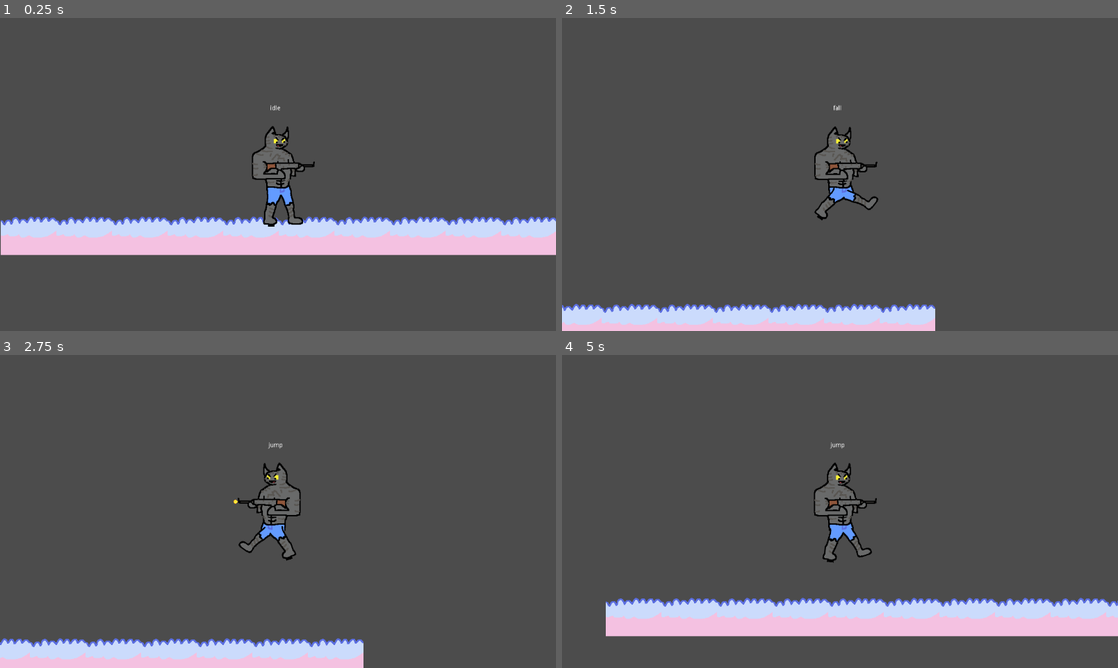
Above: before the commit, frames 1-4 (two rows, left to right).
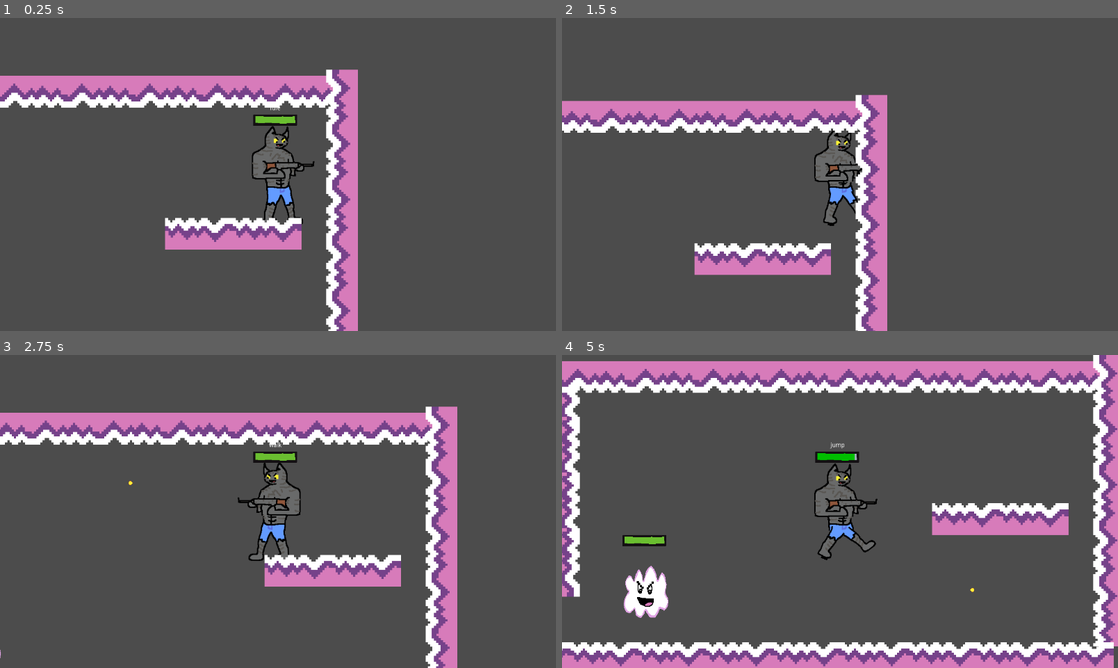
Above: after the commit, the same moments.

Repository: jhmauritz/Dream_Cats
Game: Godot game, scene res://Scenes/InGame.tscn
Same seed, same stepped clock (60 frames per second), same inputs: the game is played once before the commit and once after it.
Inputs (mouse positions are in pixels of both pictures, inside the frame that each line leads up to):
- Up to frame 1 (0.25 s): no input
- Up to frame 2 (1.5 s): move the mouse to (812, 237) at 0.52 s; press the mouse at (812, 237) at 0.53 s; hold D (move_right) from 0.53 s (still down); tap Space (jump) at 0.77, 0.8, 1.07, 1.35 s; move the mouse to (1006, 221) at 1.27 s; release the mouse at (1006, 221) at 1.28 s
- Up to frame 3 (2.75 s): tap Space (jump) at 1.52, 1.82, 2.3 s; click (444, 558) at 1.55 s; move the mouse to (111, 464) at 2.02 s; release D (move_right) at 2.03 s; press the mouse at (111, 464) at 2.03 s; hold A (move_left) from 2.03 s (still down)
- Up to frame 4 (5 s): move the mouse to (867, 511) at 2.77 s; release the mouse at (867, 511) at 2.78 s; click (867, 511) at 2.85 s; tap Space (jump) at 3.02, 3.32, 4.52, 4.82 s; move the mouse to (756, 433) at 3.52 s; hold Space (jump) 3.53-4.28 s; move the mouse to (962, 495) at 4.27 s; release A (move_left) at 4.28 s; hold D (move_right) from 4.28 s (still down); click (962, 495) at 4.35 s

The runs differ from the first frame. In frame 1, 22% of the frame differs, in the area x 0-100%, y 16-100%; in frame 2, 17%; in frame 3, 21%; in frame 4, 37%, in the area x 0-100%, y 0-100%.

Commit message:
health working

Diff:
--- a/Animations/WalkAnim.tres
+++ b/Animations/WalkAnim.tres
@@ -1,6 +1,7 @@
 [gd_resource type="Animation" format=2]
 
 [resource]
+length = 0.8
 loop = true
 step = 0.8
 tracks/0/type = "value"
--- a/Scenes/CharacterRig.tscn
+++ b/Scenes/CharacterRig.tscn
@@ -81,8 +81,8 @@
 region_enabled = true
 region_rect = Rect2( 32.1694, 81.4964, 165.951, 79.3616 )
 
-[node name="shoot_point" type="Node2D" parent="Torso_lower/ArmsGun"]
-position = Vector2( 82.9806, -9.30756 )
+[node name="ShootPoint" type="Position2D" parent="Torso_lower/ArmsGun"]
+position = Vector2( 85.3831, -10.6176 )
 
 [node name="Head" type="Sprite" parent="Torso_lower"]
 position = Vector2( -7.60675, -113.613 )
--- /dev/null
+++ b/Scenes/EnemyCloudBoi.tscn
@@ -0,0 +1,28 @@
+[gd_scene load_steps=4 format=2]
+
+[ext_resource path="res://Scripts/EnemyCloud.gd" type="Script" id=1]
+[ext_resource path="res://Sprites/EnemyCloud.png" type="Texture" id=2]
+[ext_resource path="res://Scenes/Healthbar.tscn" type="PackedScene" id=3]
+
+[node name="EnemyCloudBoi" type="KinematicBody2D"]
+collision_layer = 3
+script = ExtResource( 1 )
+
+[node name="EnemyCloud" type="Sprite" parent="."]
+position = Vector2( -2.20593, -5.87854 )
+texture = ExtResource( 2 )
+
+[node name="Collision" type="CollisionPolygon2D" parent="."]
+position = Vector2( 4.45459, 0.89093 )
+polygon = PoolVector2Array( -18.6874, -70.3057, -48.6534, -43.3362, -60.64, -10.3734, -33.6705, 45.064, 24.7635, 37.5724, 74.2076, 1.61304, 47.2382, -52.326 )
+
+[node name="EnemyHealthBar" parent="." instance=ExtResource( 3 )]
+is_pulse = false
+
+[node name="DamageTrigger" type="Area2D" parent="."]
+
+[node name="Trigger" type="CollisionPolygon2D" parent="DamageTrigger"]
+polygon = PoolVector2Array( -45.5812, -89.2869, -1.58118, -97.2869, 86.4188, -65.2869, 104.419, -5.28687, 98.4188, 66.7131, 18.4188, 96.7131, -81.5812, 72.7131, -97.5812, 24.7131 )
+
+[node name="Navigation2D" type="Navigation2D" parent="."]
+[connection signal="body_entered" from="DamageTrigger" to="." method="_on_DamageTrigger_body_entered"]
--- /dev/null
+++ b/Scenes/Generation_Rooms/StarterRoom.tscn
@@ -0,0 +1,38 @@
+[gd_scene load_steps=4 format=2]
+
+[ext_resource path="res://Sprites/FloorMain.png" type="Texture" id=1]
+
+[sub_resource type="ConvexPolygonShape2D" id=1]
+points = PoolVector2Array( 0, 28, 158, 28, 158, 80, 0, 80 )
+
+[sub_resource type="TileSet" id=2]
+0/name = "FloorMain.png 0"
+0/texture = ExtResource( 1 )
+0/tex_offset = Vector2( 0, 0 )
+0/modulate = Color( 1, 1, 1, 1 )
+0/region = Rect2( -3, 1, 158, 80 )
+0/tile_mode = 0
+0/occluder_offset = Vector2( 0, 0 )
+0/navigation_offset = Vector2( 0, 0 )
+0/shape_offset = Vector2( 0, 0 )
+0/shape_transform = Transform2D( 1, 0, 0, 1, 0, 0 )
+0/shape = SubResource( 1 )
+0/shape_one_way = false
+0/shape_one_way_margin = 1.0
+0/shapes = [ {
+"autotile_coord": Vector2( 0, 0 ),
+"one_way": false,
+"one_way_margin": 1.0,
+"shape": SubResource( 1 ),
+"shape_transform": Transform2D( 1, 0, 0, 1, 0, 0 )
+} ]
+0/z_index = 0
+
+[node name="StarterRoom" type="Node2D"]
+
+[node name="TileMap" type="TileMap" parent="."]
+tile_set = SubResource( 2 )
+cell_size = Vector2( 52, 64 )
+compatibility_mode = true
+format = 1
+tile_data = PoolIntArray( 65535, -1610612736, 0, 1, 1610612736, 0, 4, 1610612736, 0, 7, 1610612736, 0, 10, 1610612736, 0, 13, 1610612736, 0, 16, 1610612736, 0, 19, 1610612736, 0, 22, 1610612736, 0, 65559, -1073741824, 0, 196607, -1610612736, 0, 196631, -1073741824, 0, 327679, -1610612736, 0, 327696, 0, 0, 327699, 0, 0, 327703, -1073741824, 0, 458751, -1610612736, 0, 458775, -1073741824, 0, 589847, -1073741824, 0, 720893, 0, 0, 655360, 0, 0, 655363, 0, 0, 655366, 0, 0, 655369, 0, 0, 655372, 0, 0, 655375, 0, 0, 655378, 0, 0, 655381, 0, 0 )
--- /dev/null
+++ b/Scenes/Healthbar.tscn
@@ -0,0 +1,43 @@
+[gd_scene load_steps=6 format=2]
+
+[ext_resource path="res://Scripts/HealthBar.gd" type="Script" id=1]
+[ext_resource path="res://Sprites/health1.png" type="Texture" id=2]
+[ext_resource path="res://Sprites/border_health.png" type="Texture" id=3]
+[ext_resource path="res://Sprites/health3.png" type="Texture" id=4]
+[ext_resource path="res://Sprites/health2.png" type="Texture" id=5]
+
+[node name="Healthbar" type="TextureProgress"]
+margin_left = -52.4812
+margin_top = -139.978
+margin_right = 47.5188
+margin_bottom = -114.978
+value = 100.0
+texture_over = ExtResource( 3 )
+texture_progress = ExtResource( 4 )
+script = ExtResource( 1 )
+__meta__ = {
+"_edit_use_anchors_": false
+}
+is_pulse = true
+
+[node name="HealthUnder" type="TextureProgress" parent="."]
+show_behind_parent = true
+margin_left = -1.23853
+margin_top = 0.909962
+margin_right = 98.7615
+margin_bottom = 40.9099
+value = 100.0
+texture_under = ExtResource( 2 )
+texture_over = ExtResource( 3 )
+texture_progress = ExtResource( 5 )
+__meta__ = {
+"_edit_use_anchors_": false
+}
+
+[node name="UpdateTween" type="Tween" parent="."]
+
+[node name="FlashTween" type="Tween" parent="."]
+
+[node name="PulseTween" type="Tween" parent="."]
+repeat = true
+playback/repeat = true
--- a/Scenes/InGame.tscn
+++ b/Scenes/InGame.tscn
@@ -1,43 +1,19 @@
-[gd_scene load_steps=5 format=2]
+[gd_scene load_steps=4 format=2]
 
-[ext_resource path="res://Sprites/GroundCloud.png" type="Texture" id=1]
+[ext_resource path="res://Scenes/Generation_Rooms/StarterRoom.tscn" type="PackedScene" id=1]
 [ext_resource path="res://Scenes/playerScene.tscn" type="PackedScene" id=2]
-
-[sub_resource type="ConvexPolygonShape2D" id=1]
-points = PoolVector2Array( 0, 32, 128, 32, 128, 96, 0, 96 )
-
-[sub_resource type="TileSet" id=2]
-0/name = "GroundCloud.png 0"
-0/texture = ExtResource( 1 )
-0/tex_offset = Vector2( 0, 0 )
-0/modulate = Color( 1, 1, 1, 1 )
-0/region = Rect2( 0, 64, 128, 96 )
-0/tile_mode = 0
-0/occluder_offset = Vector2( 0, 0 )
-0/navigation_offset = Vector2( 0, 0 )
-0/shape_offset = Vector2( 0, 0 )
-0/shape_transform = Transform2D( 1, 0, 0, 1, 0, 0 )
-0/shape = SubResource( 1 )
-0/shape_one_way = false
-0/shape_one_way_margin = 1.0
-0/shapes = [ {
-"autotile_coord": Vector2( 0, 0 ),
-"one_way": false,
-"one_way_margin": 1.0,
-"shape": SubResource( 1 ),
-"shape_transform": Transform2D( 1, 0, 0, 1, 0, 0 )
-} ]
-0/z_index = 0
+[ext_resource path="res://Scenes/EnemyCloudBoi.tscn" type="PackedScene" id=3]
 
 [node name="InGame" type="Node2D"]
 position = Vector2( 4.75681, 3.56761 )
 
 [node name="Level" type="Node2D" parent="."]
 
-[node name="TileMap" type="TileMap" parent="Level"]
-tile_set = SubResource( 2 )
-format = 1
-tile_data = PoolIntArray( 655360, 0, 0, 655362, 0, 0, 655364, 0, 0, 655366, 0, 0, 655368, 0, 0, 655370, 0, 0, 655372, 0, 0, 655374, 0, 0, 655376, 0, 0, 655378, 0, 0 )
+[node name="Player" parent="." instance=ExtResource( 2 )]
+position = Vector2( 1117.09, 381.526 )
 
-[node name="Player" parent="." instance=ExtResource( 2 )]
-position = Vector2( 633.334, 533.87 )
+[node name="EnemyCloudBoi" parent="." instance=ExtResource( 3 )]
+position = Vector2( 201.587, 715.635 )
+
+[node name="StarterRoom" parent="." instance=ExtResource( 1 )]
+position = Vector2( 29.6613, 175.363 )
--- a/Scenes/bullet.gd
+++ /dev/null
@@ -1,19 +0,0 @@
-extends KinematicBody2D
-
-var velocity = Vector2.ZERO
-
-const bull_velocity = Vector2(800, 0)
-
-func _physics_process(delta):
-	velocity.y += 500 * delta
-	var collision = move_and_collide(velocity * delta)
-	if(collision != null):
-		queue_free()
-
-func shoot(direction):
-	var temp = global_transform
-	var scene = get_tree().current_scene
-	get_parent().remove_child(self)
-	scene.add_child(self)
-	global_transform = temp
-	velocity = bull_velocity * Vector2(direction, 1)
--- a/Scenes/bullet.tscn
+++ b/Scenes/bullet.tscn
@@ -1,9 +1,9 @@
 [gd_scene load_steps=3 format=2]
 
 [ext_resource path="res://Sprites/bullet_sprite.png" type="Texture" id=1]
-[ext_resource path="res://Scenes/bullet.gd" type="Script" id=2]
+[ext_resource path="res://Scripts/bullet.gd" type="Script" id=2]
 
-[node name="Bullet" type="KinematicBody2D"]
+[node name="Bullet" type="Area2D"]
 script = ExtResource( 2 )
 
 [node name="CollisionPolygon2D" type="CollisionPolygon2D" parent="."]
@@ -12,3 +12,10 @@
 
 [node name="bullet_sprite" type="Sprite" parent="."]
 texture = ExtResource( 1 )
+
+[node name="VisibilityNotifier2D" type="VisibilityNotifier2D" parent="."]
+position = Vector2( -0.984314, 0.393727 )
+scale = Vector2( 0.515718, 0.488157 )
+[connection signal="area_entered" from="." to="." method="_on_Bullet_area_entered"]
+[connection signal="body_shape_entered" from="." to="." method="_on_Bullet_body_shape_entered"]
+[connection signal="screen_exited" from="VisibilityNotifier2D" to="." method="_on_VisibilityNotifier2D_screen_exited"]
--- a/Scenes/playerScene.tscn
+++ b/Scenes/playerScene.tscn
@@ -1,15 +1,75 @@
-[gd_scene load_steps=5 format=2]
+[gd_scene load_steps=9 format=2]
 
 [ext_resource path="res://Scenes/CharacterRig.tscn" type="PackedScene" id=1]
 [ext_resource path="res://Scripts/PlayerController.gd" type="Script" id=2]
 [ext_resource path="res://Scripts/StateMachine/player_fsm.gd" type="Script" id=3]
+[ext_resource path="res://Scenes/Healthbar.tscn" type="PackedScene" id=4]
 
 [sub_resource type="RectangleShape2D" id=1]
 extents = Vector2( 61.1179, 118.735 )
 
+[sub_resource type="Animation" id=2]
+resource_name = "damage"
+length = 0.1
+tracks/0/type = "value"
+tracks/0/path = NodePath("CharacterRig:modulate")
+tracks/0/interp = 1
+tracks/0/loop_wrap = true
+tracks/0/imported = false
+tracks/0/enabled = true
+tracks/0/keys = {
+"times": PoolRealArray( 0, 0.05, 0.1 ),
+"transitions": PoolRealArray( 1, 1, 1 ),
+"update": 0,
+"values": [ Color( 1, 1, 1, 1 ), Color( 1, 0, 0, 1 ), Color( 1, 1, 1, 1 ) ]
+}
+
+[sub_resource type="Animation" id=3]
+resource_name = "invulnerable"
+length = 0.2
+loop = true
+tracks/0/type = "value"
+tracks/0/path = NodePath("CharacterRig:visible")
+tracks/0/interp = 1
+tracks/0/loop_wrap = true
+tracks/0/imported = false
+tracks/0/enabled = true
+tracks/0/keys = {
+"times": PoolRealArray( 0, 0.1, 0.2 ),
+"transitions": PoolRealArray( 1, 1, 1 ),
+"update": 1,
+"values": [ true, false, true ]
+}
+
+[sub_resource type="Animation" id=4]
+length = 0.1
+tracks/0/type = "value"
+tracks/0/path = NodePath("CharacterRig:modulate")
+tracks/0/interp = 1
+tracks/0/loop_wrap = true
+tracks/0/imported = false
+tracks/0/enabled = true
+tracks/0/keys = {
+"times": PoolRealArray( 0.0537279 ),
+"transitions": PoolRealArray( 1 ),
+"update": 0,
+"values": [ Color( 1, 1, 1, 1 ) ]
+}
+tracks/1/type = "value"
+tracks/1/path = NodePath("CharacterRig:visible")
+tracks/1/interp = 1
+tracks/1/loop_wrap = true
+tracks/1/imported = false
+tracks/1/enabled = true
+tracks/1/keys = {
+"times": PoolRealArray( 0.0537279 ),
+"transitions": PoolRealArray( 1 ),
+"update": 1,
+"values": [ true ]
+}
+
 [node name="KinematicBody2D" type="KinematicBody2D"]
 position = Vector2( 0.938995, -0.362 )
-collision_layer = 0
 script = ExtResource( 2 )
 
 [node name="FSM" type="Node2D" parent="."]
@@ -54,3 +114,16 @@
 __meta__ = {
 "_edit_use_anchors_": false
 }
+
+[node name="InvulnerabilityTimer" type="Timer" parent="."]
+wait_time = 0.8
+one_shot = true
+
+[node name="EffectsAnimation" type="AnimationPlayer" parent="."]
+anims/damage = SubResource( 2 )
+anims/invulnerable = SubResource( 3 )
+anims/rest = SubResource( 4 )
+
+[node name="Healthbar" parent="." instance=ExtResource( 4 )]
+is_pulse = false
+[connection signal="timeout" from="InvulnerabilityTimer" to="." method="_on_InvulnerabilityTimer_timeout"]
--- /dev/null
+++ b/Scripts/EnemyCloud.gd
@@ -0,0 +1,24 @@
+extends KinematicBody2D
+
+onready var health = max_health setget _set_health
+
+export (float) var max_health = 100
+
+func kill():
+	queue_free()
+
+func _set_health(value):
+	var prev_health = health
+	health = clamp (value, 0, max_health)
+	if health != prev_health:
+		if health == 0:
+			kill()
+
+func enemy_damage(amount):
+		_set_health(health - amount)
+		get_node("EnemyHealthBar")._on_health_update(health, 3)
+
+
+func _on_DamageTrigger_body_entered(body: Node) -> void:
+	if body.has_method("damage"):
+		body.damage(10)
--- /dev/null
+++ b/Scripts/Global.gd
@@ -0,0 +1,4 @@
+extends Node
+
+signal healthbar_updated()
+signal enemy_health_update()
--- /dev/null
+++ b/Scripts/HealthBar.gd
@@ -0,0 +1,59 @@
+extends TextureProgress
+
+signal pulse()
+
+const FLASH_RATE = 0.05
+const N_FLASH = 4
+
+onready var health_bar = self
+onready var health_under = $HealthUnder
+onready var update_tween = $UpdateTween
+onready var pulse_tween = $PulseTween
+onready var flash_tween = $FlashTween
+
+export (Color) var healthy_color = Color.green
+export (Color) var caution_color = Color.yellow
+export (Color) var danger_color = Color.red
+export (Color) var pulse_color = Color.darkred
+export (Color) var flash_color = Color.orangered
+export (float, 0, 1, 0.05) var caution_zone = 0.5
+export (float, 0, 1, 0.05) var danger_zone = 0.2
+export (bool) var is_pulse = false
+
+func _on_health_update(health, amount):
+	health_bar.value = health
+	update_tween.interpolate_property(health_under, "value", health_under.value, health, 0.4, Tween.TRANS_SINE, Tween.EASE_IN_OUT)
+	update_tween.start()
+
+	_assign_color(health)
+	if amount < 0:
+		_flash_damage()
+
+func _on_max_health_updated(max_health):
+	health_bar.max_value = max_health
+	health_under.max_value = max_health
+
+func _flash_damage():
+	for i in range(N_FLASH * 2):
+		var color = health_bar.tint_progress if i % 2 == 1 else flash_color
+		var time = FLASH_RATE * i + FLASH_RATE
+		flash_tween.interpolate_callback(health_bar, time, "set", "tint_progress", color)
+		flash_tween.start()
+
+func _assign_color(health):
+	if health == 0:
+		pulse_tween.set_active(false)
+	elif health < health_bar.max_value * danger_zone:
+		if is_pulse:
+			if !pulse_tween.is_active():
+				pulse_tween.interpolate_property(health_bar, "tint_progress", pulse_color, danger_color, 0.4, Tween.TRANS_SINE, Tween.EASE_IN_OUT)
+				pulse_tween.interpolate_callback(self, 0.0, "emit_signal", "pulse")
+				pulse_tween.start()
+		else:
+			health_bar.tint_progress = danger_color
+	else:
+		pulse_tween.set_active(false)
+		if health < health_bar.max_value * caution_zone:
+			health_bar.tint_progress = caution_color
+		else:
+			health_bar.tint_progress = healthy_color
--- a/Scripts/PlayerController.gd
+++ b/Scripts/PlayerController.gd
@@ -1,7 +1,11 @@
 extends KinematicBody2D
+
+signal health_update(health)
+signal killed()
 
 const UP = Vector2(0, -1)
 const SLOPE_STOP = 64
+const bullet_pl = preload("res://Scenes/bullet.tscn")
 
 var velocity = Vector2()
 var move_speed = 96*5
@@ -9,14 +13,17 @@
 var jump_velocit = -720
 var is_grounded
 var bullet = null
-
-const bullet_pl = preload("res://Scenes/bullet.tscn")
 var move_direction
 
+export (float) var max_health = 100
+
+onready var health = max_health setget _set_health
 onready var raycasts = $RayCasts
 onready var anim_player = $CharacterRig/AnimationPlayer
 onready var state_label = $Label
-onready var shootpoint = $CharacterRig/Torso_lower/ArmsGun/shoot_point
+onready var shootpoint = $CharacterRig/Torso_lower/ArmsGun/ShootPoint
+onready var invulnerabilitytimer = $InvulnerabilityTimer
+onready var effects_anim = $EffectsAnimation
 
 func _apply_gravity(delta):
 	velocity.y += gravity * delta
@@ -32,6 +39,7 @@
 	move_direction = move_dir
 	if move_dir != 0:
 		$CharacterRig.scale.x = move_dir
+		shootpoint.scale.x = move_dir
 
 func _get_h_weight():
 	return 0.2 if is_grounded else 0.1
@@ -43,6 +51,34 @@
 	return false
 
 func spawn_bullet():
-	if Input.is_action_pressed("shoot"):
-		var bull_ints = bullet_pl.instance()
-		shootpoint.add_child(bull_ints)
+	if Input.is_action_just_pressed("shoot"):
+		var bull_inst = bullet_pl.instance()
+		if shootpoint.scale.x == 1:
+			bull_inst.dir = 1
+		else:
+			bull_inst.dir = -1
+		get_parent().add_child(bull_inst)
+		bull_inst.position = shootpoint.global_position
+
+func damage(amount):
+	if invulnerabilitytimer.is_stopped():
+		invulnerabilitytimer.start()
+		#Global.emit_signal("healthbar_updated", health)
+		_set_health(health - amount)
+		get_node("Healthbar")._on_health_update(health, 3)
+		effects_anim.play("damage")
+		effects_anim.play("invulnerable")
+
+func kill():
+	queue_free()
+
+func _set_health(value):
+	var prev_health = health
+	health = clamp (value, 0, max_health)
+	if health != prev_health:
+		if health == 0:
+			kill()
+			emit_signal("killed")
+
+func _on_InvulnerabilityTimer_timeout() -> void:
+	effects_anim.play("rest")
--- a/Scripts/StateMachine/player_fsm.gd
+++ b/Scripts/StateMachine/player_fsm.gd
@@ -5,6 +5,8 @@
 	add_state("walk")
 	add_state("jump")
 	add_state("fall")
+	add_state("kill")
+	add_state("damaged")
 	call_deferred("set_state", states.idle)
 
 func _process(delta):
@@ -30,6 +32,8 @@
 					return states.fall
 			elif parent.velocity.x != 0:
 				return states.walk
+			elif parent.health <= 0:
+				return states.kill
 		states.walk:
 			if !parent.is_on_floor():
 				if parent.velocity.y < 0:
@@ -38,16 +42,29 @@
 					return states.fall
 			elif parent.velocity.x == 0:
 				return states.idle
+			elif parent.health <= 0:
+				return states.kill
 		states.jump:
 			if parent.is_on_floor():
 				return states.idle
 			elif parent.velocity.y >= 0:
 				return states.fall
+			elif parent.health <= 0:
+				return states.kill
 		states.fall:
 			if parent.is_on_floor():
 				return states.idle
 			elif parent.velocity.y < 0:
 				return states.jump
+			elif parent.health <= 0:
+				return states.kill
+		states.damaged:
+			if parent.is_on_floor():
+				return states.idle
+			elif parent.velocity.y < 0:
+				return states.jump
+			elif parent.velocity.x != 0:
+				return states.walk
 	return null
 
 func _enter_state(new_state, old_state):
@@ -62,6 +79,9 @@
 			parent.anim_player.play("Jump")
 		states.fall:
 			parent.anim_player.play("Jump")
+		states.damaged:
+			parent.effects_anim.play("damage")
+			parent.effects_anim.play("invulnerable")
 
 func _exit_state(old_state, new_state):
 	pass
--- /dev/null
+++ b/Scripts/bullet.gd
@@ -0,0 +1,33 @@
+extends Area2D
+
+const speed = 800
+var velocity = Vector2()
+var dir = 1
+
+func _ready():
+	if dir == -1:
+		$bullet_sprite.flip_h = true
+
+func set_bullet_direction(direction):
+	direction = dir
+	if dir == -1:
+		$bullet_sprite.flip_h = true
+
+func _physics_process(delta):
+	velocity.x = speed * delta * dir
+	translate(velocity)
+
+
+func _on_VisibilityNotifier2D_screen_exited():
+	queue_free()
+
+func _on_Bullet_area_entered(area: Area2D) -> void:
+	if area.has_method("enemy_damage"):
+		queue_free()
+		area.enemy_damage(50)
+
+
+func _on_Bullet_body_shape_entered(body_id: int, body: Node, body_shape: int, area_shape: int) -> void:
+	if body.has_method("enemy_damage"):
+		queue_free()
+		body.enemy_damage(20)
--- a/project.godot
+++ b/project.godot
@@ -28,12 +28,20 @@
 boot_splash/bg_color=Color( 0.811765, 0.454902, 0.780392, 1 )
 config/icon="res://Sprites/GreyCat_Head.png"
 
+[autoload]
+
+Global="*res://Scripts/Global.gd"
+
 [display]
 
 window/size/width=1280
 window/size/height=720
 window/stretch/mode="viewport"
 window/stretch/aspect="keep"
+
+[global]
+
+layer=false
 
 [input]
 
@@ -63,6 +71,15 @@
  ]
 }
 
+[layer]
+
+layer=false
+
+[layer_names]
+
+2d_physics/layer_1="Player"
+2d_physics/layer_2="Enemy"
+
 [physics]
 
 2d/default_gravity=0
Binary file added: Sprites/FloorMain.png
Not shown, added: Sprites/FloorMain.png.import
Binary file added: Sprites/border_health.png
Not shown, added: Sprites/border_health.png.import
Binary file added: Sprites/health1.png
Not shown, added: Sprites/health1.png.import
Binary file added: Sprites/health2.png
Not shown, added: Sprites/health2.png.import
Binary file added: Sprites/health3.png
Not shown, added: Sprites/health3.png.import
